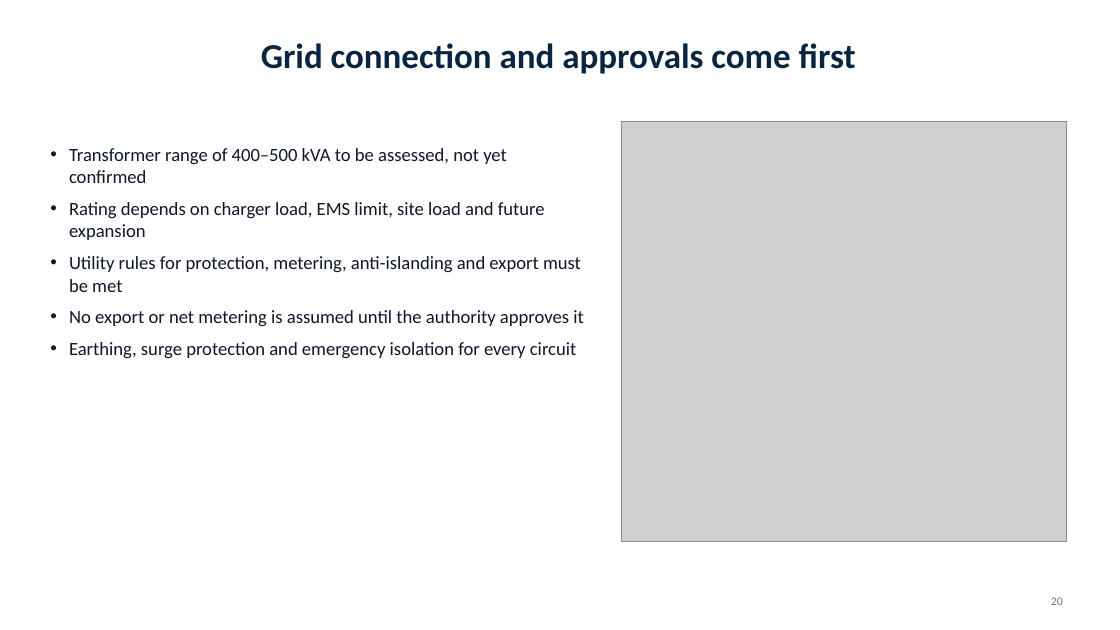
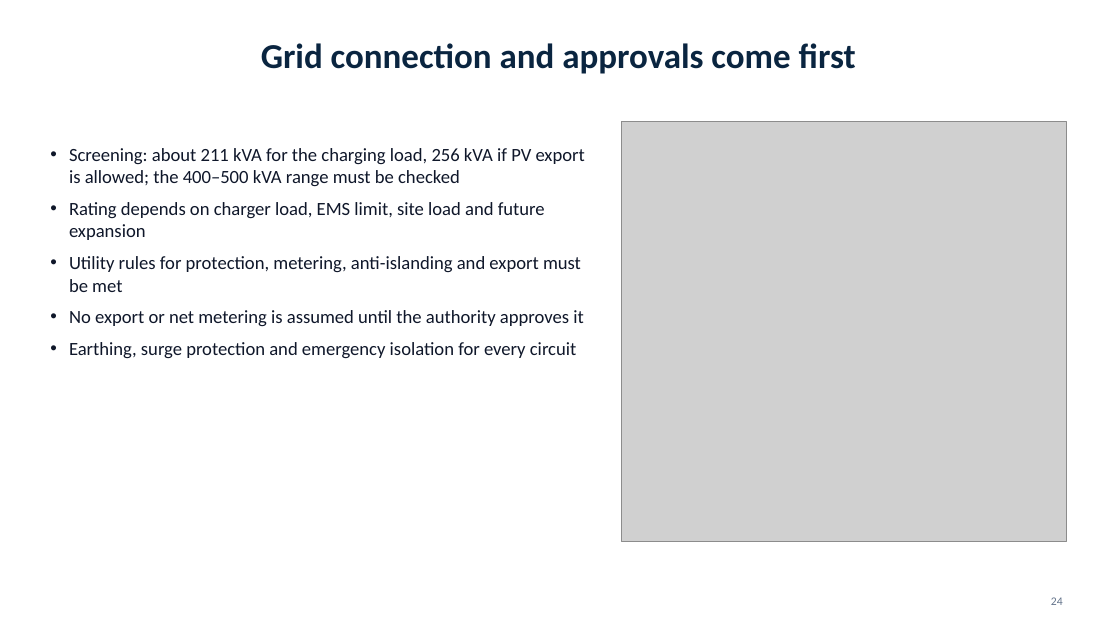
Before and after one commit to shariarmahir/Project-portfolio, a slide deck: slide 24 of public/downloads/presentation-solar-ev-blueprint.pptx (slide 20 before the commit). Drawn at 1120x630 pixels with LibreOffice and Linux fonts; fonts in the diff are those of the drawing; grey boxes stand for pictures; background and template pictures are left out. Boxes give left, top, right and bottom in pixels: in the first picture for what was removed or moved away, otherwise in the second. Text is boxed around its words. In the diff, an @@ line names an element or a change of style, - is before the commit and + after.

```diff
--- a/public/downloads/presentation-solar-ev-blueprint.pptx
+++ b/public/downloads/presentation-solar-ev-blueprint.pptx
@@ text at (x1=69, y1=148, x2=585, y2=186): text changed @@
-• Transformer range of 400–500 kVA to be assessed, not yet confirmed
+• Screening: about 211 kVA for the charging load, 256 kVA if PV export is allowed; the 400–500 kVA range must be checked
@@ page number at (x1=1051, y1=597, x2=1063, y2=605): text changed @@
-20
+24
```
Also in this commit, not shown: 10 other slides changed, 4 slides added, 18 other files.
